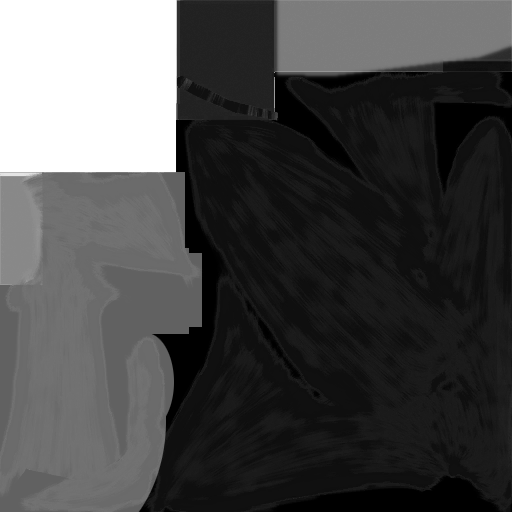
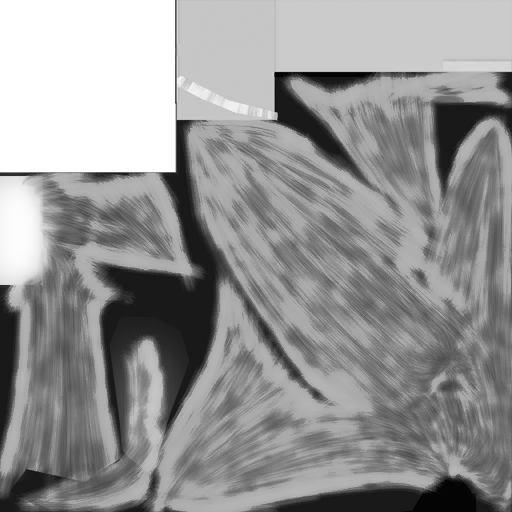
The second 512 × 512 image is a revision of the first. Changes to its layers:
removed layer "bg" (was grain merge, 38%) over [0,0,512,512]
removed layer "dark copy" (was grain merge, 51%) over [0,0,512,512]
"dark": blend grain merge → normal, painted on it over [0,0,512,512]
removed layer "Eybrow" over [181,74,279,121]
added layer "mask copy" above "Fade" over [109,316,190,476]
added layer "Fade" (overlay) above "Fade #1" over [0,172,90,326]
added layer "Fade #1" (overlay) above "EverythingElse copy #6" over [0,172,90,326]
"EverythingElse copy #6": blend hard light → grain merge, painted on it over [0,0,512,512]
"EverythingElse copy #5": blend hard light → grain merge, painted on it over [0,0,512,512]
"EverythingElse copy #4": blend hard light → grain merge, painted on it over [0,0,512,512]
"EverythingElse copy #3": blend hard light → grain merge, painted on it over [0,0,512,512]
"EverythingElse copy #2": blend hard light → grain merge, painted on it over [0,0,512,512]
"EverythingElse copy #1": blend hard light → grain merge, painted on it over [0,0,512,512]
"EverythingElse copy": blend hard light → grain merge, painted on it over [0,0,512,512]
"EverythingElse": blend hard light → normal, painted on it over [0,0,512,512]
